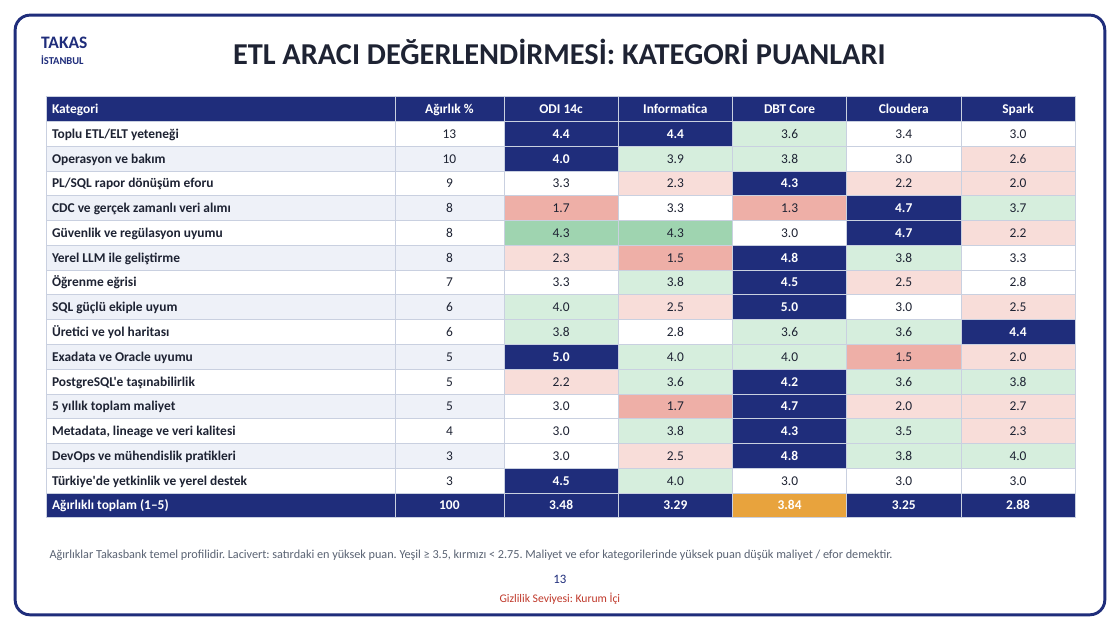
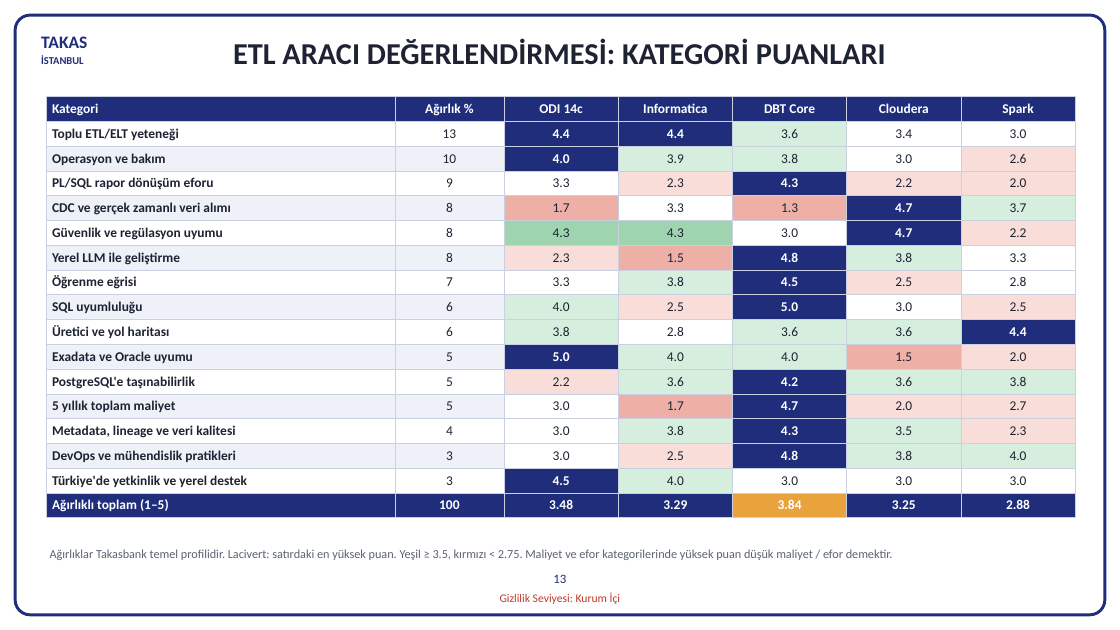
Before and after one commit to hanifidemirel0/Cursor-Projects, a slide deck: slide 13 of outputs/dwh-sunum-kasim-2026/5 - DWHSunum_Kasim2026.pptx. Drawn at 1120x630 pixels with LibreOffice and Linux fonts; fonts in the diff are those of the drawing. Boxes give left, top, right and bottom in pixels: in the first picture for what was removed or moved away, otherwise in the second. Text is boxed around its words. In the diff, an @@ line names an element or a change of style, - is before the commit and + after.

```diff
--- a/outputs/dwh-sunum-kasim-2026/5 - DWHSunum_Kasim2026.pptx
+++ b/outputs/dwh-sunum-kasim-2026/5 - DWHSunum_Kasim2026.pptx
@@ table at [46, 97, 1075, 518] @@
-row 9, column 1: SQL güçlü ekiple uyum
+row 9, column 1: SQL uyumluluğu
```
Also in this commit, not shown: 2 other files.
